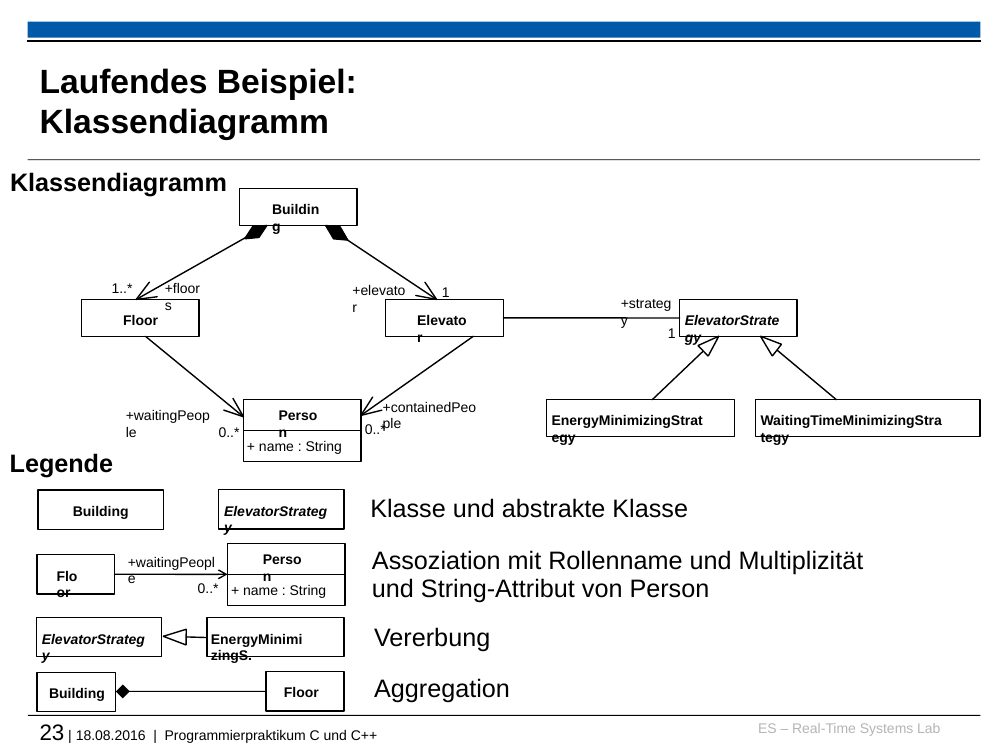
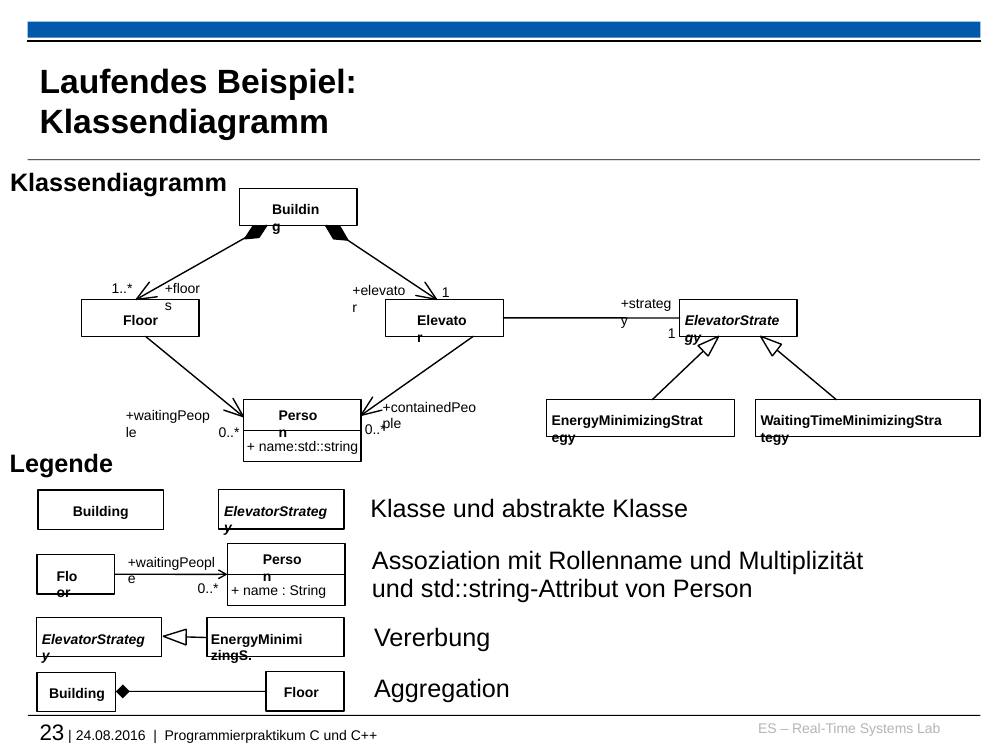
Before and after one commit to h82k/tud-cppp, a slide deck: slide 23 of cppp_lecture.pptx. Drawn at 1008x756 pixels with LibreOffice and Linux fonts; fonts in the diff are those of the drawing; background and template pictures are left out. Boxes give left, top, right and bottom in pixels: in the first picture for what was removed or moved away, otherwise in the second. Text is boxed around its words. In the diff, an @@ line names an element or a change of style, - is before the commit and + after.

```diff
--- a/cppp_lecture.pptx
+++ b/cppp_lecture.pptx
@@ text at <box>259,441,358,454</box>: text changed @@
-+ name : String
++ name:std::string
@@ text at <box>372,550,864,603</box>: text changed @@
-Assoziation mit Rollenname und Multiplizität und String-Attribut von Person
+Assoziation mit Rollenname und Multiplizität und std::string-Attribut von Person
@@ text at <box>40,724,377,743</box>: text changed @@
-23 | 18.08.2016 | Programmierpraktikum C und C++
+23 | 24.08.2016 | Programmierpraktikum C und C++
```
Also in this commit, not shown: 11 other slides changed, 1 other file.
